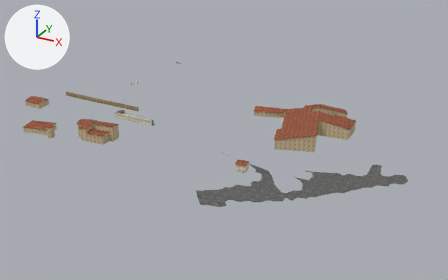
One commit to the glTF model acr-grand-caunet/modele/apercu/annexes.glb: the scene before it, then after it.
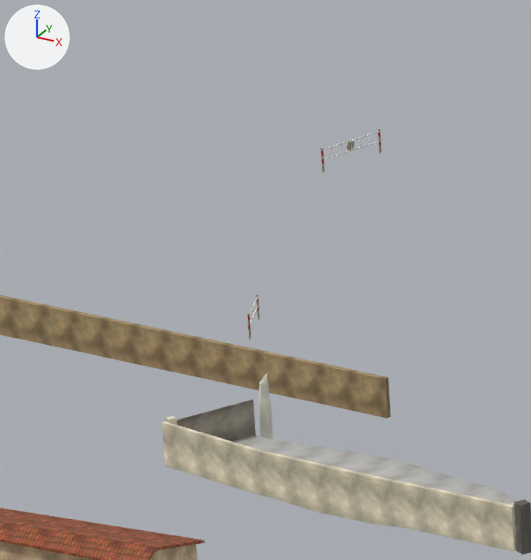
The first picture shows the older version from a camera (50 mm lens) standing at (205.0, -298.0, 111.0) and looking at (53.0, -22.0, -27.0). The close-ups show the older and then the newer version on the part from 22% to 34% of the width and 24% to 45% of the height of that picture. Only the edits that show in the close-ups are written down. The lights are fixed; the arrows at upper left show +X, +Y and +Z. Vertices at exactly the same position are counted once.

In view in the first close-up: 'depart_05_batiment_enduit_maison', 'depart_05_batiment_tuile', 'depart_10_mur_enduit_ocre', 'depart_11_mur_enduit_blanc', 'depart_12_rampe_beton', 'depart_13_bloc_pierre_sombre', 'depart_14_portail_portail_blanc', 'depart_15_bloc_pierre_ocre' and 6 more.
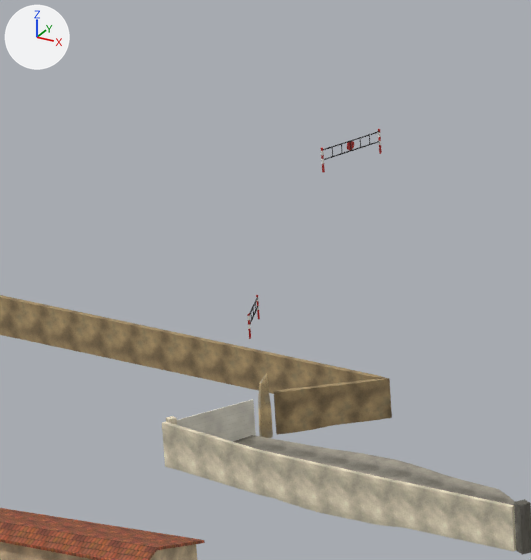
The change, as JSON lines over the scene's bpy script:
```json
{"op": "set", "path": "mat_portail_blanc.texture", "old": "img_image_8", "new": "img_image_9"}
{"op": "set", "path": "mat_pierre_ocre.texture", "old": "img_image_9", "new": "img_image_10"}
{"op": "add", "block": "mat_beton_rampe", "code": ["mat_beton_rampe = principled_material('beton_rampe')", "mat_beton_rampe.texture = img_image_8", "mat_beton_rampe.roughness = 0.95"]}
{"block": "me_depart_10_mur_enduit_ocre", "where": "# used by ob_depart_10_mur_enduit_ocre; location = (0.0, 0.0, 0.0)"}
{"op": "remove", "block": "me_depart_10_mur_enduit_ocre", "code": "me_depart_10_mur_enduit_ocre.from_pydata(...)  # 196 vertices, 388 faces; spans x -18.5..27.5, y -64.8..-63.5, z -0.9..2.1"}
{"op": "add", "block": "me_depart_10_mur_enduit_ocre", "code": "me_depart_10_mur_enduit_ocre.from_pydata(...)  # 220 vertices, 436 faces; spans x -18.5..27.7, y -67.9..-63.5, z -1.2..2.2"}
{"block": "me_depart_10_mur_enduit_ocre", "change": "me_depart_10_mur_enduit_ocre part 1"}
{"block": "me_depart_10_mur_enduit_ocre", "change": "4 vertices are removed from x 27.5, y -63.8..-63.5, z -0.9..1.3"}
{"block": "me_depart_10_mur_enduit_ocre", "change": "10 faces are deleted"}
{"block": "me_depart_10_mur_enduit_ocre", "change": "28 vertices are added at x 23.2..27.7, y -67.9..-63.6, z -1.2..1.3"}
{"block": "me_depart_10_mur_enduit_ocre", "change": "58 new faces join them"}
{"block": "me_depart_12_rampe_beton", "where": "me_depart_12_rampe_beton.from_pydata(...)  # 205 vertices, 299 faces; spans x 21.3..44.8, y -74.4..-68.8, z -1.3..-0.7"}
{"op": "remove", "block": "me_depart_12_rampe_beton", "code": "me_depart_12_rampe_beton.materials.append(mat_beton)  # picture img_image_1"}
{"op": "add", "block": "me_depart_12_rampe_beton", "code": "me_depart_12_rampe_beton.materials.append(mat_beton_rampe)  # picture img_image_8"}
```

Where the change shows, as pixel boxes (x1, y1, x2, y2) in the close-ups (531 x 560 px):
```json
{"object": "depart_10_mur_enduit_ocre", "change": "reshaped", "before": [0, 295, 391, 418], "after": [0, 295, 392, 435]}
{"object": "depart_12_rampe_beton", "change": "recoloured", "before": [233, 435, 515, 505], "after": [233, 435, 515, 505], "on screen": "darker"}
{"object": "depart_14_portail_portail_blanc", "change": "surface changed", "before": [177, 399, 256, 442], "after": [177, 399, 256, 442], "on screen": "lighter"}
{"object": "depart_15_bloc_pierre_ocre", "change": "surface changed", "before": [258, 373, 273, 438], "after": [258, 373, 273, 438], "on screen": "grey to brown"}
{"part": 1, "of": "me_depart_10_mur_enduit_ocre", "change": "built on", "before": [370, 374, 391, 418], "after": [274, 374, 392, 435]}
```
